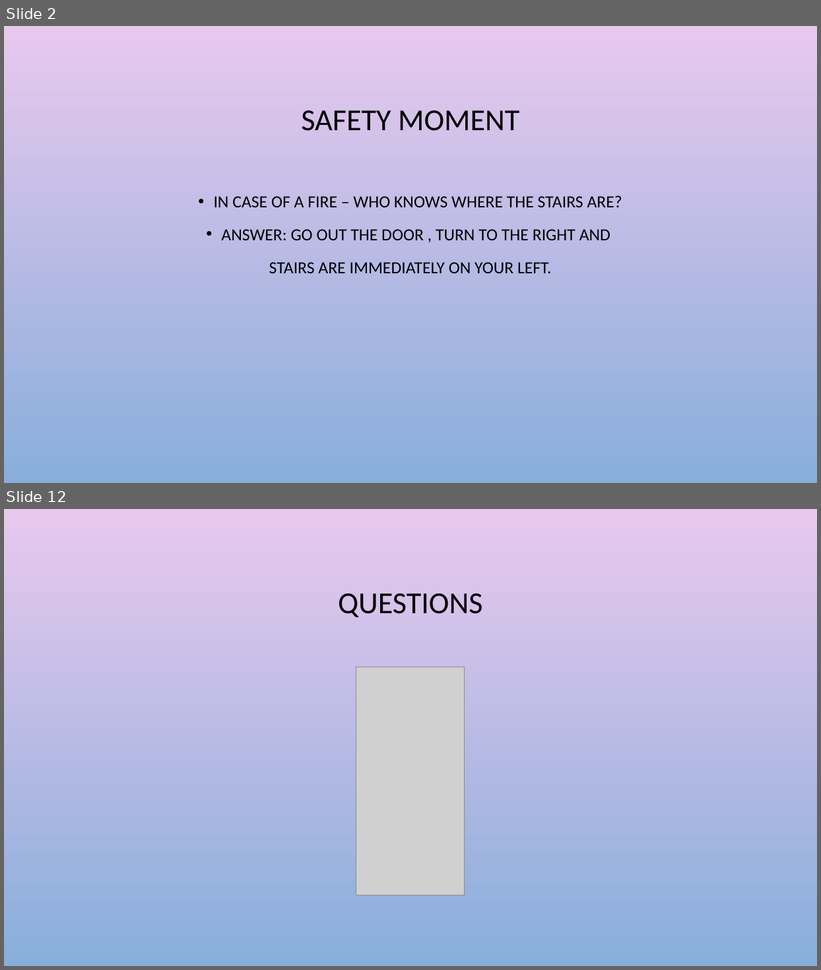
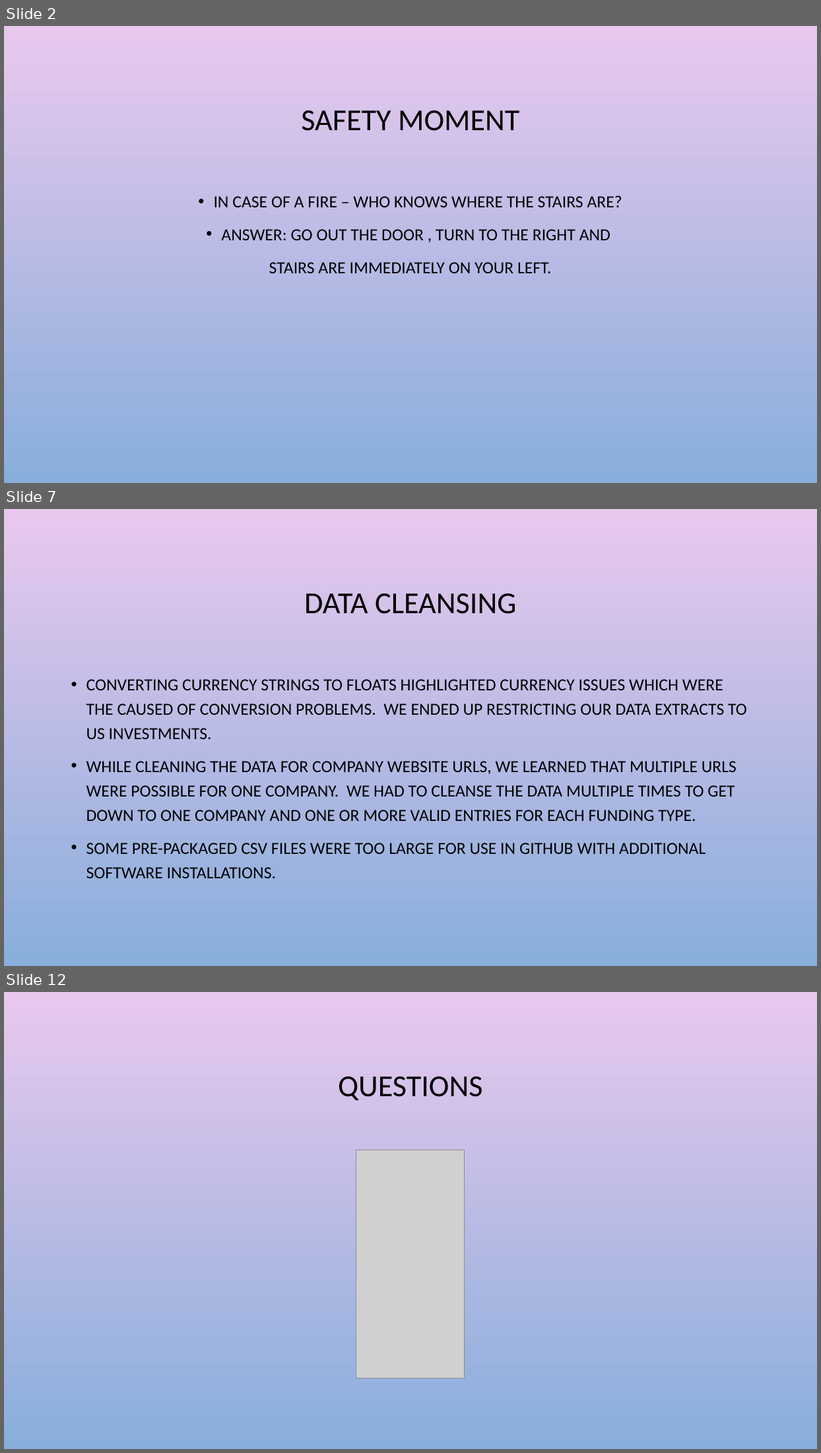
Before and after one commit to chrisg4github/Project-1-Crunch-Team, a slide deck: PowerPoint/Data visualization & Analytics_chrisg.pptx. Shown one above the other, each under a label of ours: slides 2 and 12 before the commit, slides 2, 7 and 12 after it; the slides between them are not shown. The pictures are 821x970 and 821x1453 pixels, drawn with LibreOffice and Linux fonts; fonts in the diff are those of the drawing; grey boxes stand for pictures; background and template pictures are left out. Boxes give left, top, right and bottom in pixels: in the first picture for what was removed or moved away, otherwise in the second. Text is boxed around its words. In the diff, an @@ line names an element or a change of style, - is before the commit and + after.

```diff
--- a/PowerPoint/Data visualization & Analytics_chrisg.pptx
+++ b/PowerPoint/Data visualization & Analytics_chrisg.pptx
@@ slide 7 added at bbox=[4, 509, 817, 966], background picture (left out) @@
@@ title added at bbox=[304, 593, 516, 614], 36 pt, text #000000 @@
+DATA CLEANSING
@@ text added at bbox=[86, 679, 747, 879], 20 pt, text #000000 @@
+• CONVERTING CURRENCY STRINGS TO FLOATS HIGHLIGHTED CURRENCY ISSUES WHICH WERE THE CAUSED OF CONVERSION PROBLEMS. WE ENDED UP RESTRICTING OUR DATA EXTRACTS TO US INVESTMENTS.
+• WHILE CLEANING THE DATA FOR COMPANY WEBSITE URLS, WE LEARNED THAT MULTIPLE URLS WERE POSSIBLE FOR ONE COMPANY. WE HAD TO CLEANSE THE DATA MULTIPLE TIMES TO GET DOWN TO ONE COMPANY AND ONE OR MORE VALID ENTRIES FOR EACH FUNDING TYPE.
+• SOME PRE-PACKAGED CSV FILES WERE TOO LARGE FOR USE IN GITHUB WITH ADDITIONAL SOFTWARE INSTALLATIONS.
```
Also in this commit, not shown: 10 slides changed, 1 slide removed, 19 other files.
